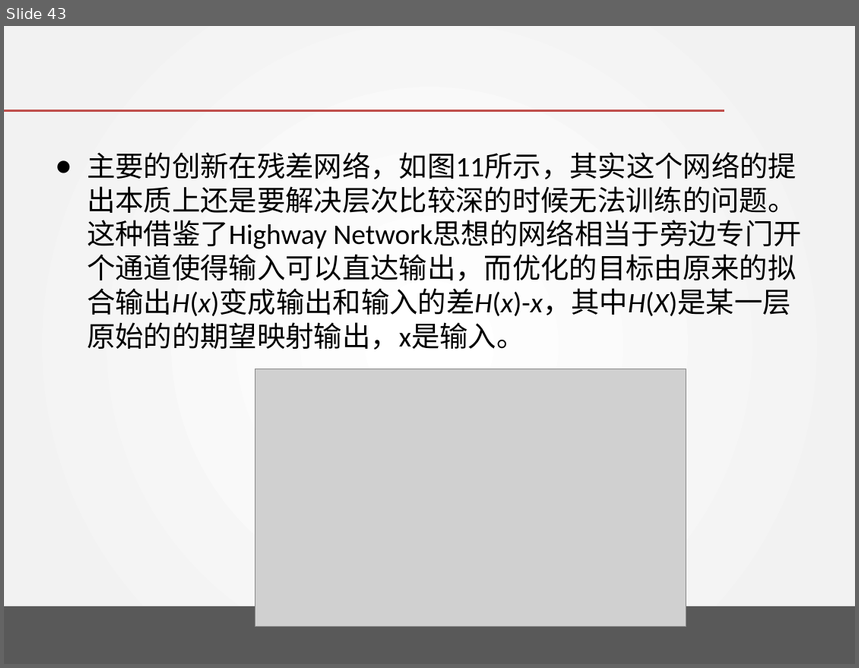
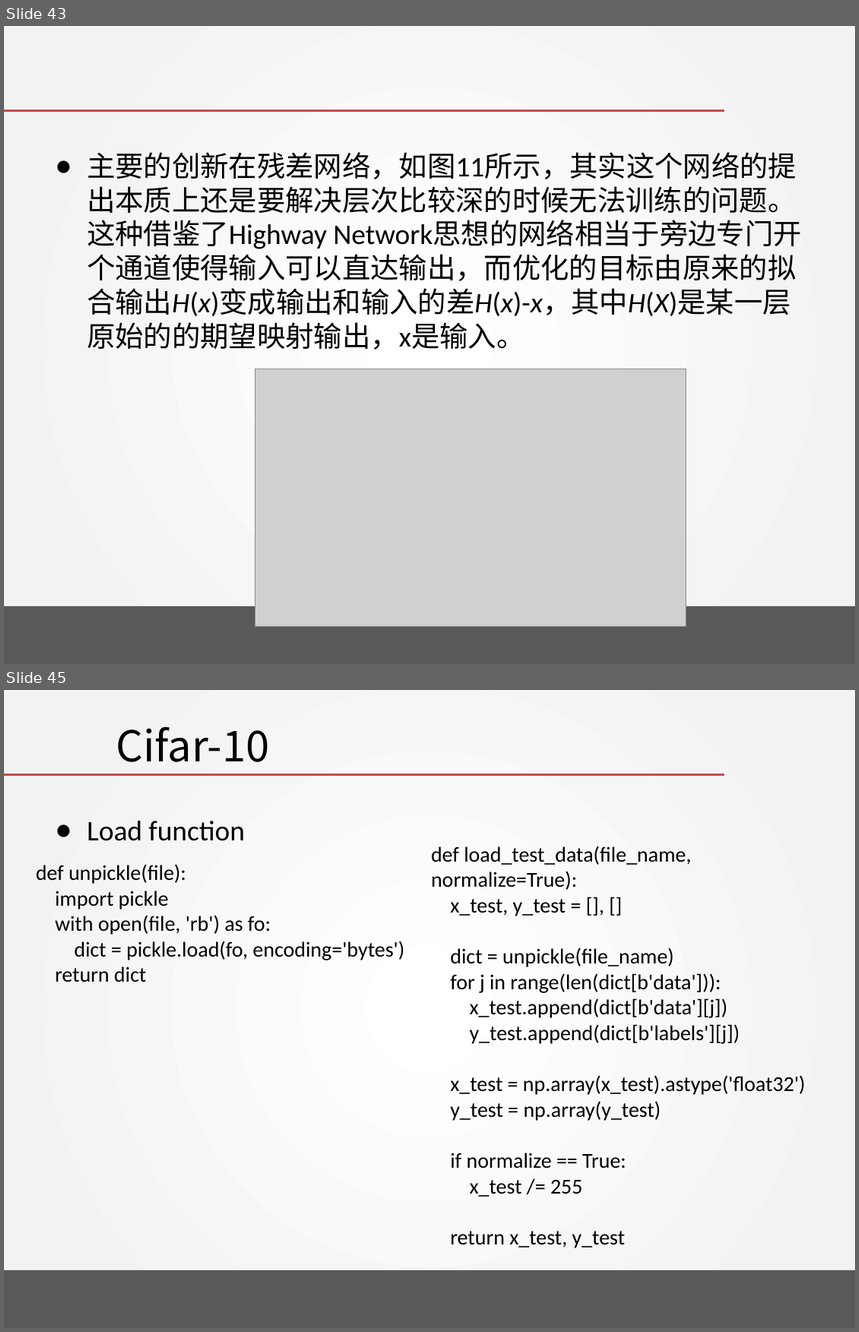
Before and after one commit to DavidPeng11/Artificial_Intelligence_2018, a slide deck: chapter 12 - Convolutional Neural Networks/Convolutional Neural Networks.pptx. Shown one above the other, each under a label of ours: slide 43 before the commit, slides 43 and 45 after it; the slides between them are not shown. The pictures are 859x668 and 859x1332 pixels, drawn with LibreOffice and Linux fonts; fonts in the diff are those of the drawing; grey boxes stand for pictures; background and template pictures are left out. Boxes give left, top, right and bottom in pixels: in the first picture for what was removed or moved away, otherwise in the second. Text is boxed around its words. In the diff, an @@ line names an element or a change of style, - is before the commit and + after.

```diff
--- a/chapter 12 - Convolutional Neural Networks/Convolutional Neural Networks.pptx
+++ b/chapter 12 - Convolutional Neural Networks/Convolutional Neural Networks.pptx
@@ slide 45 added at (4, 690, 855, 1328), background gradient #FFFFFF to #F2F2F2; not listed: 2 template elements that a slide beside it also shows @@
@@ title added at (116, 726, 269, 762), 36 pt, text #000000 @@
+Cifar-10
@@ text added at (87, 821, 244, 841), 24 pt, text #000000 @@
+● Load function
@@ text added at (431, 846, 806, 1197), 18 pt, text #000000 @@
+def load_test_data(file_name, normalize=True):
+x_test, y_test = [], []
+dict = unpickle(file_name)
+for j in range(len(dict[b'data'])):
+x_test.append(dict[b'data'][j])
+y_test.append(dict[b'labels'][j])
+x_test = np.array(x_test).astype('float32')
+y_test = np.array(y_test)
+if normalize == True:
+x_test /= 255
+return x_test, y_test
@@ text added at (36, 864, 405, 983), 18 pt, text #000000 @@
+def unpickle(file):
+import pickle
+with open(file, 'rb') as fo:
+dict = pickle.load(fo, encoding='bytes')
+return dict
```
Also in this commit, not shown: 16 other slides added, 2 other files.
